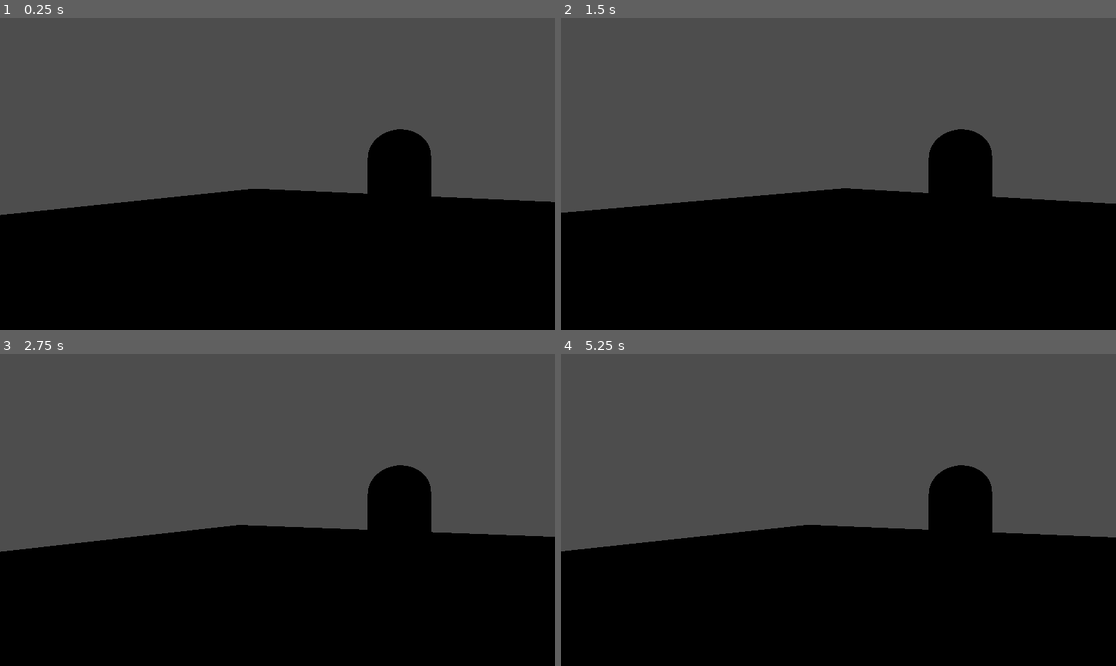
Above: before the commit, frames 1-4 (two rows, left to right).
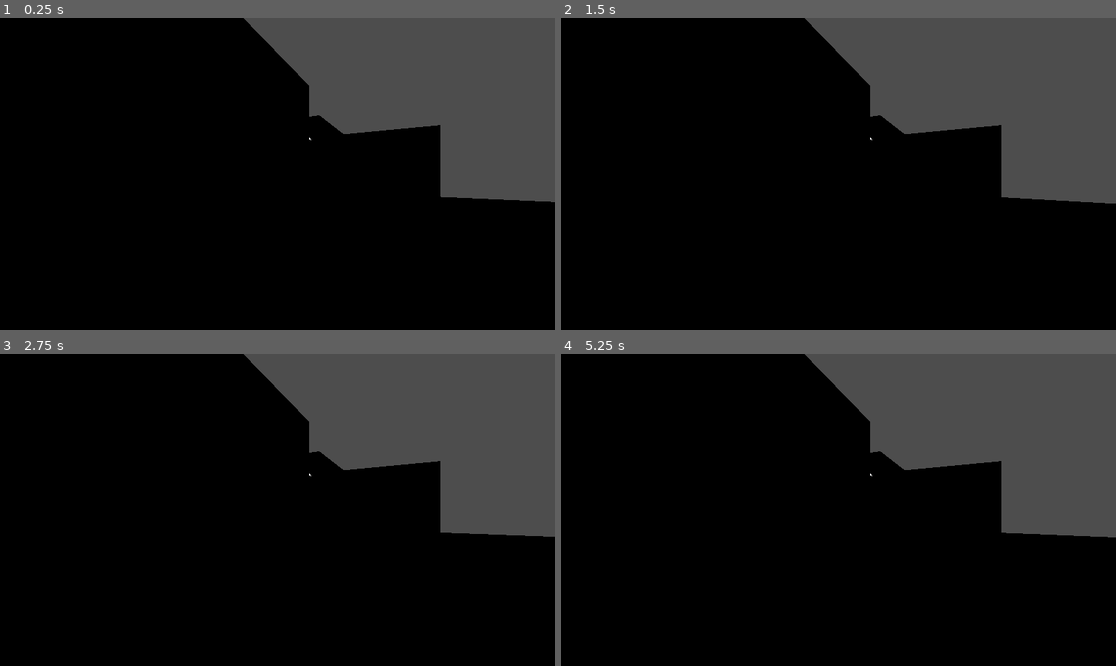
Above: after the commit, the same moments.

Repository: aaroohhiiii/ggj
Game: Godot game, scene res://levels/test_level.tscn
Same seed, same stepped clock (60 frames per second), same inputs: the game is played once before the commit and once after it.
Inputs (mouse positions are in pixels of both pictures, inside the frame that each line leads up to):
- Up to frame 1 (0.25 s): no input
- Up to frame 2 (1.5 s): tap Enter at 0.5 s; move the mouse to (866, 174) at 0.52 s; tap Space at 1.25 s; move the mouse to (810, 174) at 1.27 s
- Up to frame 3 (2.75 s): tap Enter at 2 s; move the mouse to (288, 503) at 2.02 s
- Up to frame 4 (5.25 s): tap Space at 2.75, 4.25 s; move the mouse to (832, 516) at 2.77 s; tap Enter at 3.5 s; move the mouse to (877, 513) at 3.52 s; move the mouse to (794, 506) at 4.27 s; move the mouse to (844, 510) at 5.02 s

The runs differ from the first frame. In frame 1, 34% of the frame differs, in the area x 0-80%, y 0-64%; in frame 2, 34%; in frame 3, 34%; in frame 4, 34%.

Commit message:
sci level3 env

Diff:
--- a/first/scenes/player.tscn
+++ b/first/scenes/player.tscn
@@ -1,6 +1,10 @@
 [gd_scene format=3 uid="uid://drvgac2x38qpa"]
 
 [ext_resource type="Script" uid="uid://scnia2ttxxrk" path="res://scripts/player.gd" id="1_script"]
+[ext_resource type="PackedScene" uid="uid://litfedxsym0t" path="res://scenes/EnvironmentPack/Models/SciFiCorridorsEnd.fbx" id="2_qlg0r"]
+[ext_resource type="PackedScene" uid="uid://c81f6ns8h7s6w" path="res://scenes/EnvironmentPack/Models/SciFiCorridors4Exits.fbx" id="3_tuyoq"]
+[ext_resource type="PackedScene" uid="uid://nqtkrhutw1po" path="res://scenes/EnvironmentPack/Models/SciFiCorridorsT.fbx" id="4_fjrip"]
+[ext_resource type="PackedScene" uid="uid://3mlu53e0aed6" path="res://scenes/EnvironmentPack/Models/SciFiCorridorsNormal.fbx" id="5_smehm"]
 
 [sub_resource type="CapsuleShape3D" id="CapsuleShape3D_1"]
 radius = 0.4
@@ -23,3 +27,18 @@
 
 [node name="Camera3D" type="Camera3D" parent="." unique_id=1178043354]
 transform = Transform3D(0.866025, 0, 0.5, 0, 1, 0, -0.5, 0, 0.866025, 0, 1.2, 3.5)
+
+[node name="SciFiCorridorsEnd" parent="." unique_id=1279123146 instance=ExtResource("2_qlg0r")]
+transform = Transform3D(1, 0, 0, 0, 1, 0, 0, 0, 1, 0.46079338, 0, 2.201179)
+
+[node name="SciFiCorridors4Exits" parent="." unique_id=488324022 instance=ExtResource("3_tuyoq")]
+transform = Transform3D(1, 0, 0, 0, 1, 0, 0, 0, 1, 0.61642134, -0.4366833, 1.9143414)
+
+[node name="SciFiCorridorsT" parent="." unique_id=1153589020 instance=ExtResource("4_fjrip")]
+transform = Transform3D(1, 0, 0, 0, 1, 0, 0, 0, 1, 3.683199, 0, 0.5481992)
+
+[node name="SciFiCorridorsT2" parent="." unique_id=256963612 instance=ExtResource("4_fjrip")]
+transform = Transform3D(1, 0, 0, 0, 1, 0, 0, 0, 1, 1.8079766, 0, -2.206483)
+
+[node name="SciFiCorridorsNormal" parent="." unique_id=109318309 instance=ExtResource("5_smehm")]
+transform = Transform3D(1, 0, 0, 0, 1, 0, 0, 0, 1, -2.0113811, -2.9904437, -3.3441694)
Binary file added: first/scenes/EnvironmentPack/Models/SciFiCorridors4Exits.fbx
Not shown, added: first/scenes/EnvironmentPack/Models/SciFiCorridors4Exits.fbx.import
Binary file added: first/scenes/EnvironmentPack/Models/SciFiCorridorsEnd.fbx
Not shown, added: first/scenes/EnvironmentPack/Models/SciFiCorridorsEnd.fbx.import
Binary file added: first/scenes/EnvironmentPack/Models/SciFiCorridorsL.fbx
Not shown, added: first/scenes/EnvironmentPack/Models/SciFiCorridorsL.fbx.import
Binary file added: first/scenes/EnvironmentPack/Models/SciFiCorridorsNormal.fbx
Not shown, added: first/scenes/EnvironmentPack/Models/SciFiCorridorsNormal.fbx.import
Binary file added: first/scenes/EnvironmentPack/Models/SciFiCorridorsT.fbx
Not shown, added: first/scenes/EnvironmentPack/Models/SciFiCorridorsT.fbx.import
Not shown, changed: first/.DS_Store
Not shown, added: first/scenes/EnvironmentPack/.DS_Store
(and 17 more such lines)
